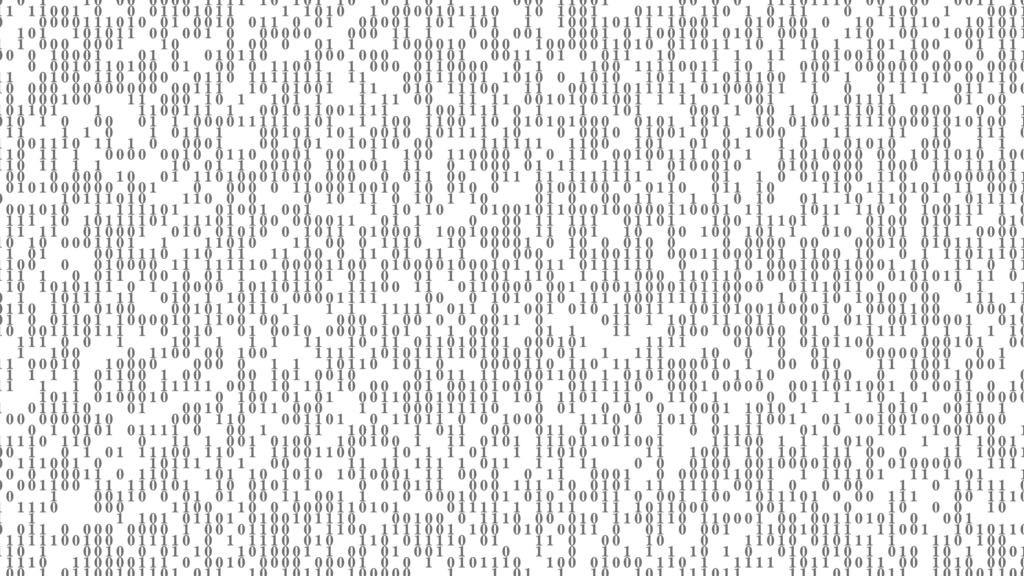
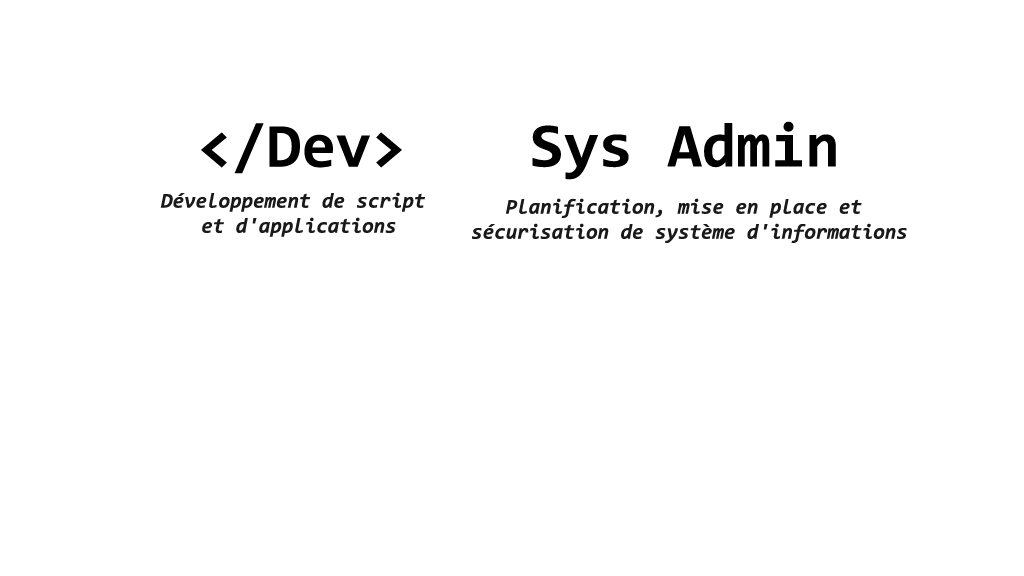
The second (1024, 576) image is a revision of the first. Changes to its layers:
showed "Sys Admin" over [532, 121, 836, 180]
renamed "Planification et mise en place de système d'informations" to "Planification, mise en place et sécurisation de système d'info", showed it, painted on it over [472, 198, 907, 243]
showed "</Dev>" over [201, 123, 402, 174]
showed "Développement de script et d'applications" over [160, 192, 425, 237]
hid "Calque 1" over [0, 0, 1024, 576]
